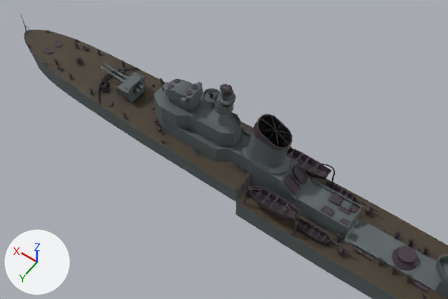
A saved change to the Blender file assets/models/src/Freccia.blend.
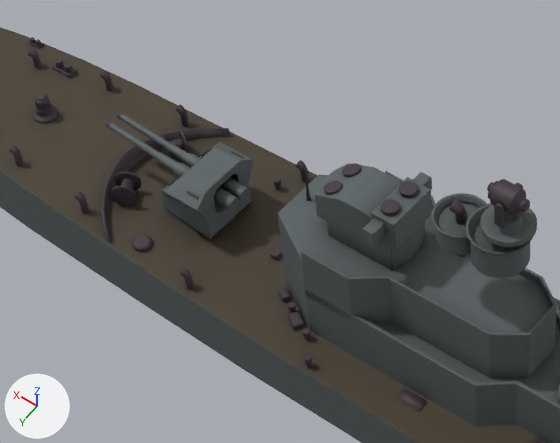
The first picture shows the older version from a 50 mm camera at (-12.1, 37.5, 67.4) aimed at (16.0, -2.0, 5.5). The close-ups show both versions on the part from 15% to 54% of the width and 9% to 56% of the height of that picture; other places that the commit changed are outside them. Arrows for +X, +Y and +Z are at lower left; the lights stay in place.

Before the edit, the objects in view are built like this:
```python
ob_cylinder_019 = bpy.data.objects.new('Cylinder.019', me_cylinder_005)
ob_cylinder_019.location = (32.09, -1.48, 10.08)
ob_cylinder_019.rotation_euler = (0.0, 0.0, -0.519)  # degrees (0, 0, -30)
ob_cylinder_063 = bpy.data.objects.new('Cylinder.063', me_cylinder_023)
ob_cylinder_063.parent = ob_turret
ob_cylinder_063.location = (28.95, -0.315, 11.34)
ob_cylinder_063.rotation_euler = (0.0, 1.466, 0.0)  # degrees (0, 84, 0)
ob_turret = bpy.data.objects.new('Turret', me_cube_015)
ob_turret.location = (28.88, 0.0, 9.59)
ob_turret_boolean = bpy.data.objects.new('Turret Boolean', me_cube_016)
ob_turret_boolean.parent = ob_turret
ob_turret_boolean.location = (28.95, 0.0, 11.39)
# also in view: 'Cylinder.033' at (14.3, 0.0, 18.1); 'Cylinder.055' at (19.0, 0.0, 16.2); 'Cube.024' at (20.5, 0.0, 14.6); 'Cube.025' at (19.0, 0.0, 15.5); 'Cylinder.032' at (16.3, 0.0, 16.5)
```
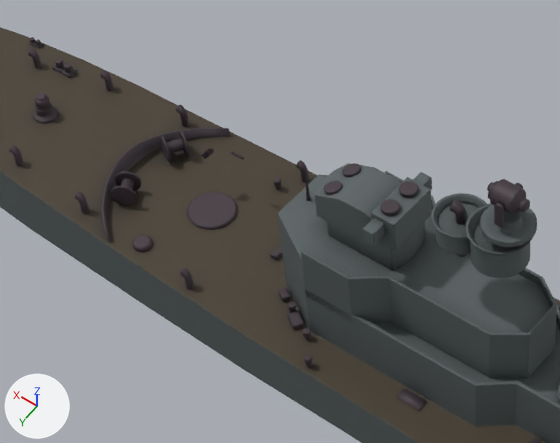
ob_turret_boolean is not drawn itself; it is used by a modifier of ob_turret.

Where the change shows, as pixel boxes [x1, y1, x2, y2] in the close-ups (560 x 443 px):
'Turret', deleted: before [161, 142, 253, 239]
'Cylinder.063', deleted: before [106, 112, 249, 211]
    faces in mat_hull: [109, 114, 249, 211]
'Cube.033', reshaped: before [168, 148, 212, 186]; after [202, 148, 214, 159]
'Cube.034', reshaped: before [187, 151, 244, 199]; after [231, 151, 244, 160]
'Cylinder', unchanged, uncovered by the edit: before [224, 216, 236, 227]; after [187, 192, 237, 230]

Diff of the bpy script that builds the scene:
```diff
--- a/assets/models/src/Freccia.blend.py
+++ b/assets/models/src/Freccia.blend.py
@@ ob_turret @@
-ob_turret = bpy.data.objects.new('Turret', me_cube_015)
-ob_turret.location = (28.88, 0.0, 9.59)
-_m = ob_turret.modifiers.new('Boolean', 'BOOLEAN')
-_m.object = ob_turret_boolean
@@ ob_turret_boolean @@
-ob_turret_boolean = bpy.data.objects.new('Turret Boolean', me_cube_016)
-ob_turret_boolean.parent = ob_turret
-ob_turret_boolean.matrix_parent_inverse = Matrix(((1.0, 0.0, 0.0, -28.88), (0.0, 1.0, 0.0, 0.0), (0.0, 0.0, 1.0, -9.586), (0.0, 0.0, 0.0, 1.0)))
-ob_turret_boolean.location = (28.95, 0.0, 11.39)
-_m = ob_turret_boolean.modifiers.new('Bevel', 'BEVEL')
-_m.width = 0.22
-_m.width_pct = 0.22
-ob_turret_boolean.hide_render = True
@@ ob_cylinder_063 @@
-ob_cylinder_063 = bpy.data.objects.new('Cylinder.063', me_cylinder_023)
-ob_cylinder_063.parent = ob_turret
-ob_cylinder_063.matrix_parent_inverse = Matrix(((1.0, 0.0, 0.0, -28.88), (0.0, 1.0, 0.0, 0.0), (0.0, 0.0, 1.0, -9.586), (0.0, 0.0, 0.0, 1.0)))
-ob_cylinder_063.location = (28.95, -0.315, 11.34)
-ob_cylinder_063.rotation_euler = (0.0, 1.466, 0.0)  # degrees (0, 84, 0)
-_m = ob_cylinder_063.modifiers.new('Mirror', 'MIRROR')
-_m.use_axis = (False, True, False)
-_m.use_mirror_merge = False
-_m.mirror_object = ob_turret
@@ ob_cube_034 @@
 ob_cube_034 = bpy.data.objects.new('Cube.034', me_cube_017)
-ob_cube_034.parent = ob_turret
 ob_cube_034.matrix_parent_inverse = Matrix(((1.0, 0.0, 0.0, -28.88), (0.0, 1.0, 0.0, 0.0), (0.0, 0.0, 1.0, -9.586), (0.0, 0.0, 0.0, 1.0)))
@@ ob_cube_034 @@
 _m = ob_cube_034.modifiers.new('Mirror', 'MIRROR')
 _m.use_mirror_merge = False
-_m.mirror_object = ob_turret
@@ ob_cube_033 @@
 ob_cube_033 = bpy.data.objects.new('Cube.033', me_cube_018)
-ob_cube_033.parent = ob_turret
 ob_cube_033.matrix_parent_inverse = Matrix(((1.0, 0.0, 0.0, -28.88), (0.0, 1.0, 0.0, 0.0), (0.0, 0.0, 1.0, -9.586), (0.0, 0.0, 0.0, 1.0)))
@@ ob_cube_033 @@
 _m = ob_cube_033.modifiers.new('Mirror', 'MIRROR')
 _m.use_mirror_merge = False
-_m.mirror_object = ob_turret
```
